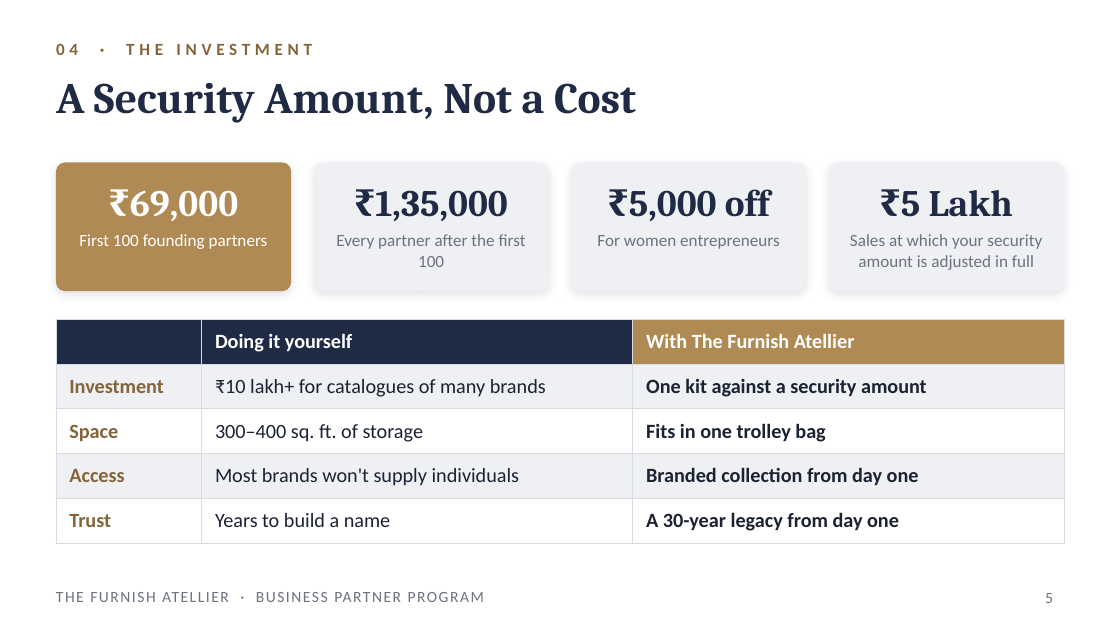
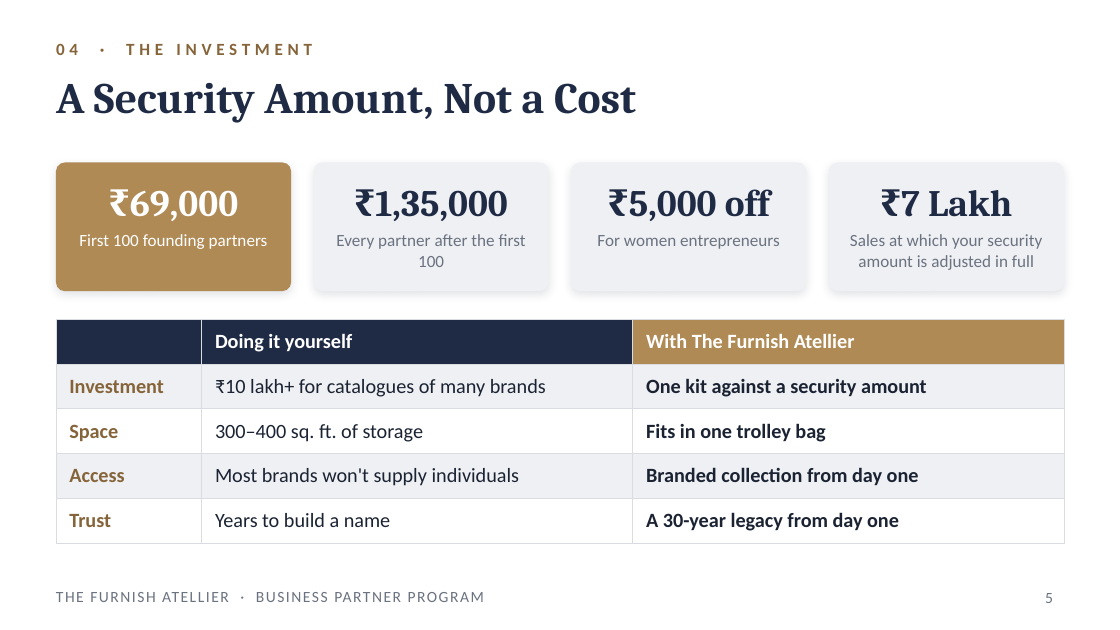
Before and after one commit to adybuildcon-a11y/adybuildcon, a slide deck: slide 5 of partner-deck/The_Furnish_Atellier_Partner_Program.pptx. Drawn at 1120x630 pixels with LibreOffice and Linux fonts; fonts in the diff are those of the drawing. Boxes give left, top, right and bottom in pixels: in the first picture for what was removed or moved away, otherwise in the second. Text is boxed around its words. In the diff, an @@ line names an element or a change of style, - is before the commit and + after.

```diff
--- a/partner-deck/The_Furnish_Atellier_Partner_Program.pptx
+++ b/partner-deck/The_Furnish_Atellier_Partner_Program.pptx
@@ text at (x1=901, y1=190, x2=1012, y2=217): text changed @@
-₹5 Lakh
+₹7 Lakh
```
Also in this commit, not shown: 2 other files.
